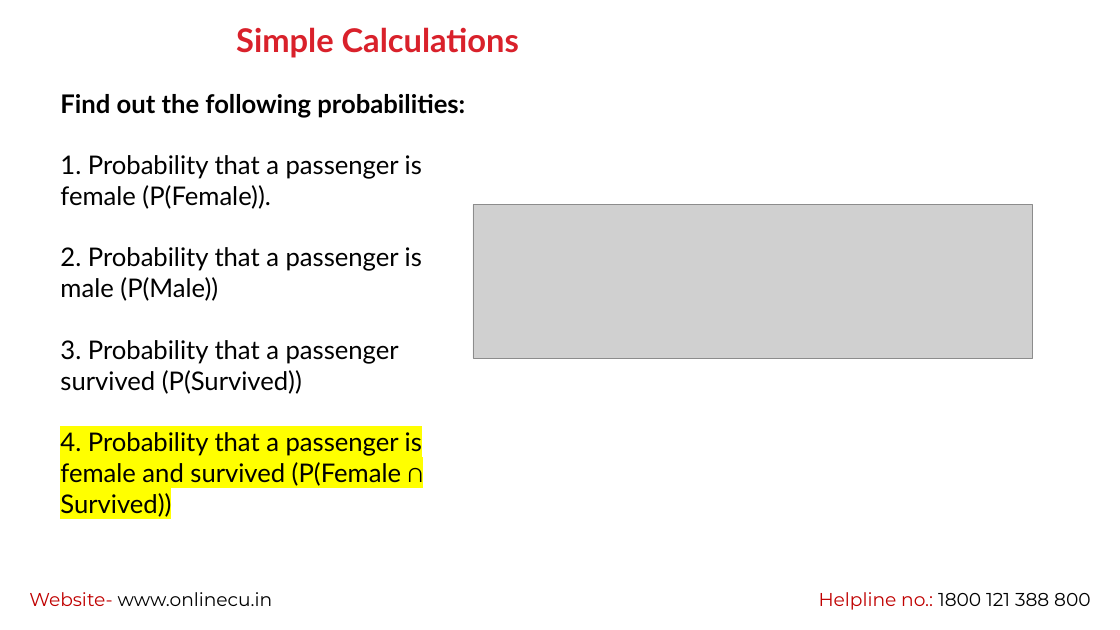
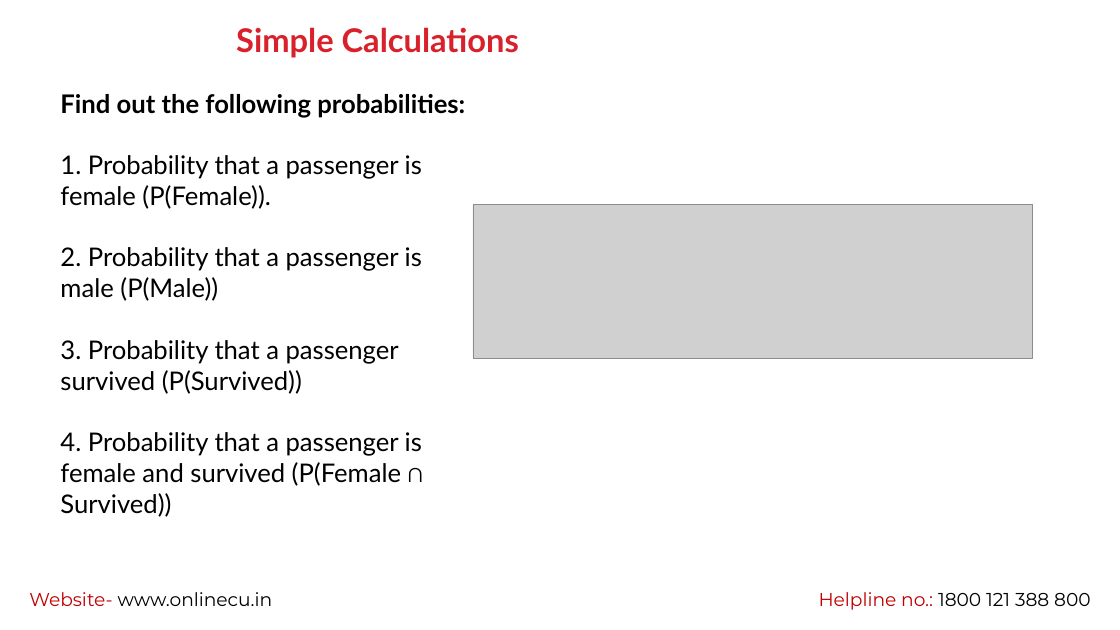
Before and after one commit to vikashkmd/CU-Feb-2026, a slide deck: slide 9 of Session 6 Probability Theory (1).pptx. Drawn at 1120x630 pixels with LibreOffice and Linux fonts; fonts in the diff are those of the drawing; grey boxes stand for pictures; background and template pictures are left out. Boxes give left, top, right and bottom in pixels: in the first picture for what was removed or moved away, otherwise in the second. Text is boxed around its words. In the diff, an @@ line names an element or a change of style, - is before the commit and + after.

```diff
--- a/Session 6 Probability Theory (1).pptx
+++ b/Session 6 Probability Theory (1).pptx
@@ text at (x1=60, y1=432, x2=422, y2=517): highlight #FFFF00 to none in "4. Probability that a passenger is female ..." @@
```
Also in this commit, not shown: 5 other slides changed, 7 slides added, 1 slide removed.
